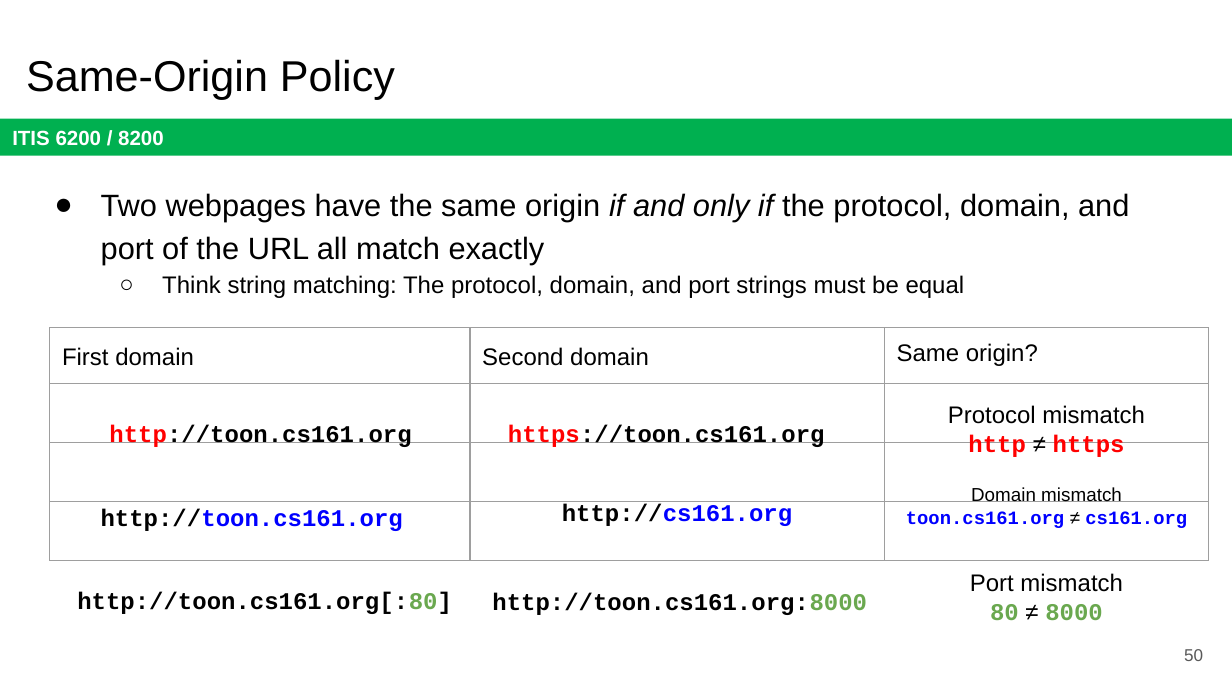
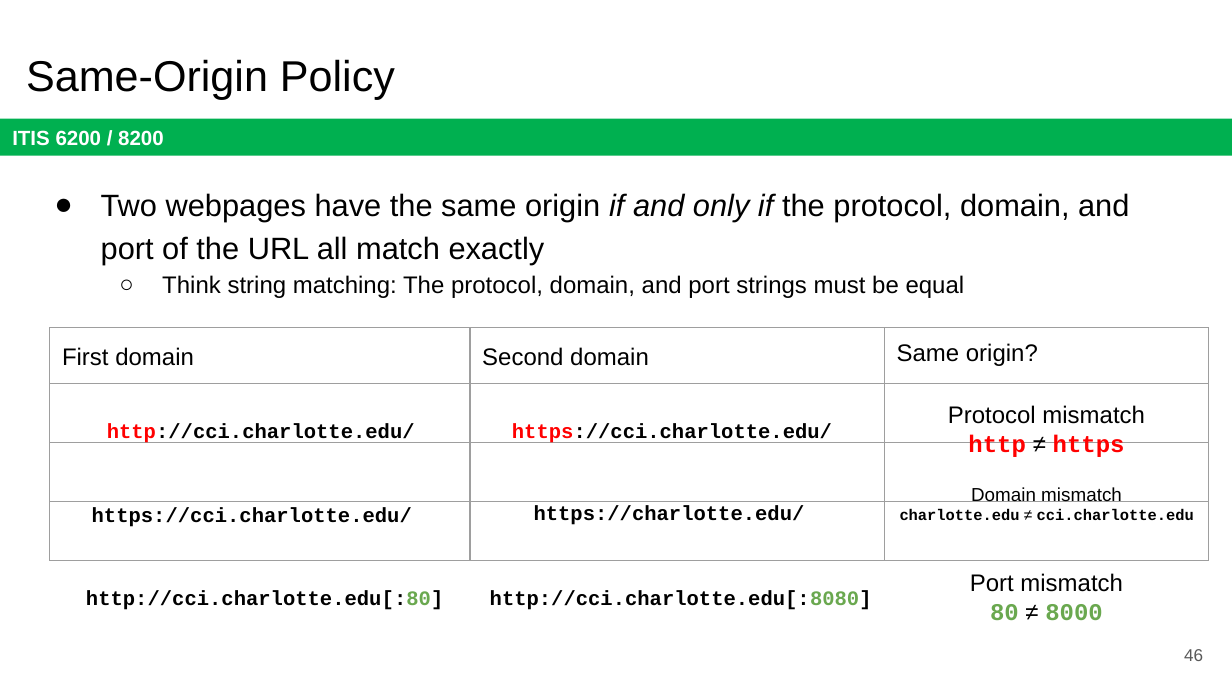
Before and after one commit to jx5c/github.io, a slide deck: slide 46 of teaching/ITIS6200/2023fa/lectures/lec10.pptx (slide 50 before the commit). Drawn at 1232x693 pixels with LibreOffice and Linux fonts; fonts in the diff are those of the drawing. Boxes give left, top, right and bottom in pixels: in the first picture for what was removed or moved away, otherwise in the second. Text is boxed around its words. In the diff, an @@ line names an element or a change of style, - is before the commit and + after.

```diff
--- a/teaching/ITIS6200/2023fa/lectures/lec10.pptx
+++ b/teaching/ITIS6200/2023fa/lectures/lec10.pptx
@@ text at <box>107,423,415,443</box>: text changed; size 14 to 12 pt @@
-http://toon.cs161.org
+http://cci.charlotte.edu/
@@ text at <box>512,423,832,443</box>: text changed; size 14 to 12 pt @@
-https://toon.cs161.org
+https://cci.charlotte.edu/
@@ text at <box>92,507,412,527</box>: text changed; size 14 to 12 pt; text colour #0000FF to #000000 @@
-http://toon.cs161.org
+https://cci.charlotte.edu/
@@ text at <box>534,506,805,525</box>: text changed; size 14 to 12 pt; text colour #0000FF to #000000 @@
-http://cs161.org
+https://charlotte.edu/
@@ text at <box>900,509,1194,520</box>: text changed; size 11 to 9 pt; text colour #0000FF to #000000 @@
-Domain mismatch
-toon.cs161.org ≠ cs161.org
+Domain mismatch
+charlotte.edu ≠ cci.charlotte.edu
@@ text at <box>86,591,443,610</box>: text changed; size 14 to 12 pt @@
-http://toon.cs161.org[:80]
+http://cci.charlotte.edu[:80]
@@ text at <box>490,591,872,610</box>: text changed; size 14 to 12 pt @@
-http://toon.cs161.org:8000
+http://cci.charlotte.edu[:8080]
@@ page number at <box>1184,649,1203,661</box>: text changed @@
-50
+46
```
Also in this commit, not shown: 11 other slides changed, 4 slides removed, 3 other files.
